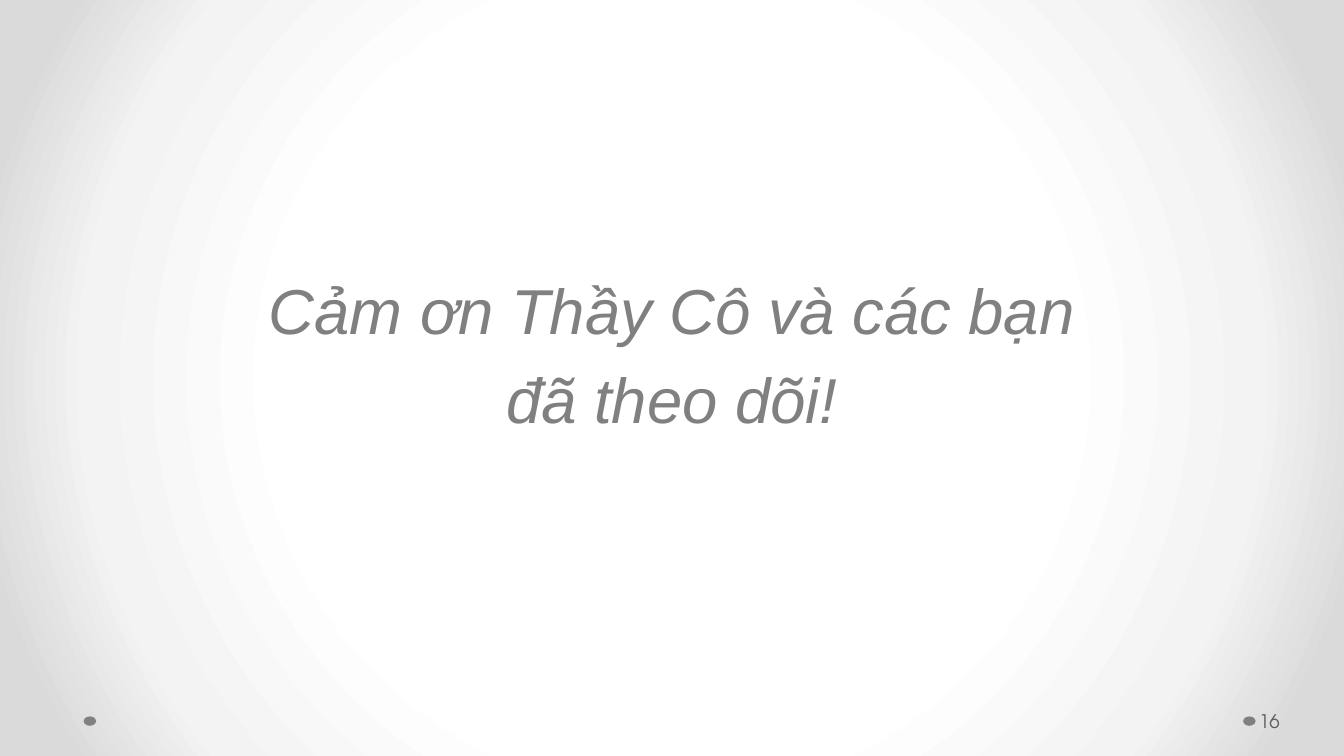
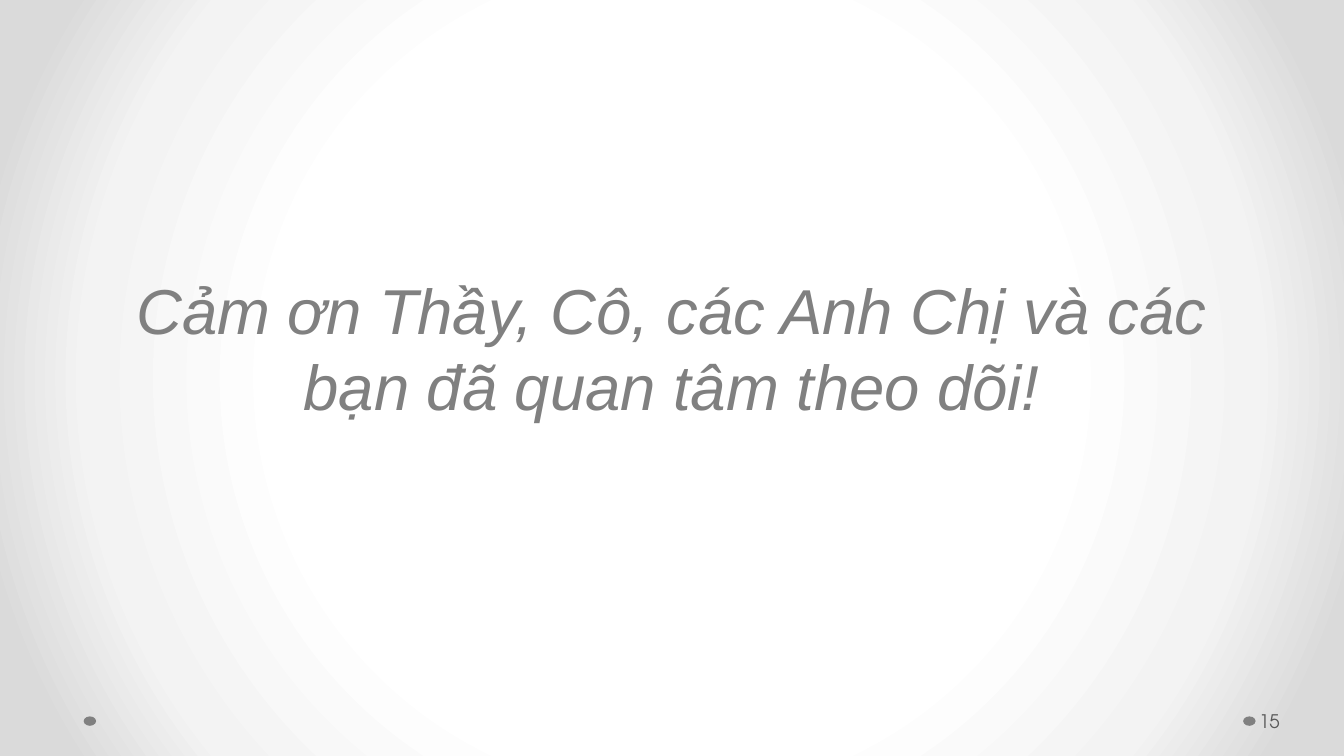
Before and after one commit to andy3520/intern-final-doc, a slide deck: slide 15 of doc/BAO_CAO-DO_AN_TOT_NGHIEP-SKILL_INVENTORY.pptx (slide 16 before the commit). Drawn at 1344x756 pixels with LibreOffice and Linux fonts; fonts in the diff are those of the drawing. Boxes give left, top, right and bottom in pixels: in the first picture for what was removed or moved away, otherwise in the second. Text is boxed around its words. In the diff, an @@ line names an element or a change of style, - is before the commit and + after.

```diff
--- a/doc/BAO_CAO-DO_AN_TOT_NGHIEP-SKILL_INVENTORY.pptx
+++ b/doc/BAO_CAO-DO_AN_TOT_NGHIEP-SKILL_INVENTORY.pptx
@@ text at [137, 285, 1207, 422]: text changed @@
-Cảm ơn Thầy Cô và các bạn
-đã theo dõi!
+Cảm ơn Thầy, Cô, các Anh Chị và các bạn đã quan tâm theo dõi!
@@ page number at [1259, 714, 1280, 728]: text changed @@
-16
+15
```
Also in this commit, not shown: 9 other slides changed, 1 slide removed, 3 other files.
